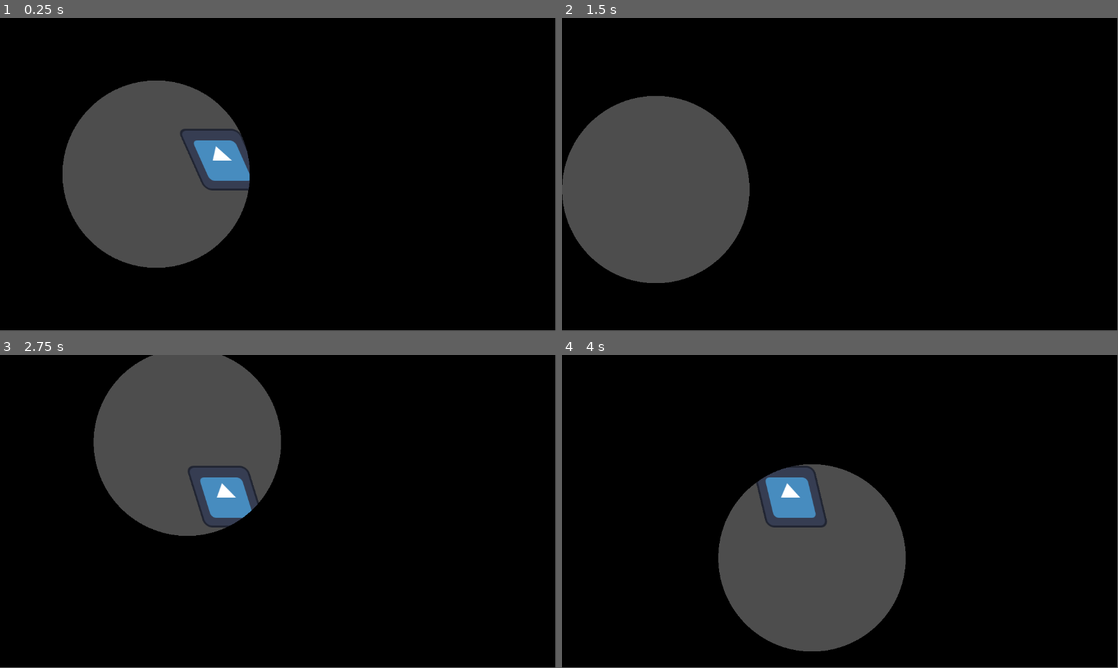
Above: before the commit, frames 1-4 (two rows, left to right).
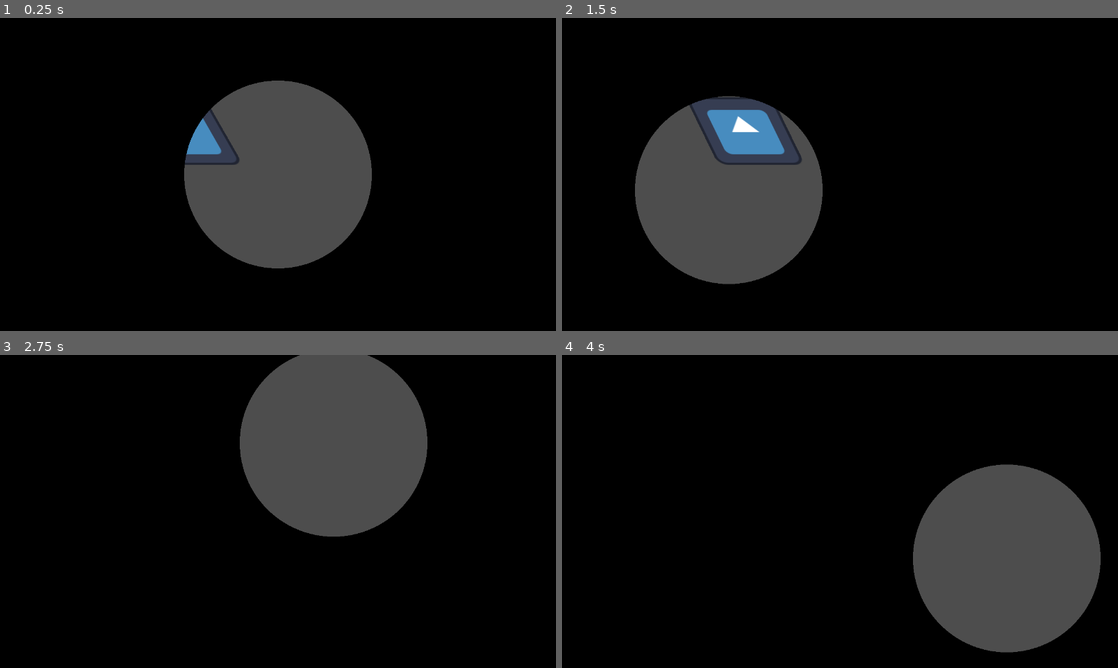
Above: after the commit, the same moments.

Repository: Akhayut/The_Light_Within_The_Dark
Game: Godot game, scene res://scenes/testScenes/test_map.tscn
The game is run twice, just before and just after one commit, with the same random seed, the same clock (stepped at 60 frames per second) and the same inputs. The engine's default icon, where the game draws it, is replaced by a stand-in: a white triangle on a blue panel in a dark square.
Inputs (mouse positions are in pixels of both pictures, inside the frame that each line leads up to):
- Up to frame 1 (0.25 s): no input
- Up to frame 2 (1.5 s): move the mouse to (962, 158) at 0.52 s; move the mouse to (728, 190) at 1.27 s
- Up to frame 3 (2.75 s): move the mouse to (333, 442) at 2.02 s
- Up to frame 4 (4 s): move the mouse to (812, 574) at 2.77 s; move the mouse to (1006, 558) at 3.52 s
In our replay, the window is 799x449 before the commit and 800x450 after it. These sizes can differ from the game's own. Grey fills any space a smaller window leaves; there, only what the larger window draws over its background counts as a difference.

The runs differ from the first frame. In frame 1, 26% of the frame differs, in the area x 11-67%, y 20-80%; in frame 2, 16%; in frame 3, 28%; in frame 4, 32%, in the area x 28-97%, y 34-96%.

Commit message:
fixed light shader

Diff:
--- a/the-light-within-the-dark/project.godot
+++ b/the-light-within-the-dark/project.godot
@@ -14,3 +14,10 @@
 run/main_scene="uid://y5dr0mrt3cpq"
 config/features=PackedStringArray("4.4", "Forward Plus")
 config/icon="res://assets/icon.svg"
+
+[display]
+
+window/size/viewport_width=320
+window/size/viewport_height=180
+window/stretch/mode="canvas_items"
+window/stretch/aspect="ignore"
--- a/the-light-within-the-dark/scenes/testScenes/test_map.tscn
+++ b/the-light-within-the-dark/scenes/testScenes/test_map.tscn
@@ -36,5 +36,6 @@
 
 [node name="Icon" type="Sprite2D" parent="."]
 material = SubResource("ShaderMaterial_tlda0")
-position = Vector2(489, 294)
+position = Vector2(115, 65)
+scale = Vector2(0.390625, 0.304688)
 texture = ExtResource("1_w56fm")
--- a/the-light-within-the-dark/scripts/scripts/lightScript.gd
+++ b/the-light-within-the-dark/scripts/scripts/lightScript.gd
@@ -1,7 +1,12 @@
 extends ColorRect
 
 func _process(_delta: float) -> void:
-	var screenSize = Vector2(get_viewport().size)
-	var mouse_uv = get_viewport().get_mouse_position() / screenSize
+	var vp = get_viewport()
+	var screen_size: Vector2 = Vector2(vp.get_visible_rect().size)
+
+	var mouse_screen: Vector2 = Vector2(vp.get_mouse_position())
+	var mouse_uv: Vector2 = mouse_screen / screen_size
+
 	material.set_shader_parameter("mousePos", mouse_uv)
-	material.set_shader_parameter("aspect", size.x / size.y)
+
+	material.set_shader_parameter("aspect", screen_size.x / screen_size.y)
--- a/the-light-within-the-dark/scripts/shaders/lightShader.tres
+++ b/the-light-within-the-dark/scripts/shaders/lightShader.tres
@@ -1,16 +1,20 @@
-[gd_resource type="VisualShader" load_steps=9 format=3 uid="uid://cdcv6y6ha7423"]
+[gd_resource type="VisualShader" load_steps=10 format=3 uid="uid://cdcv6y6ha7423"]
 
-[sub_resource type="VisualShaderNodeVectorDecompose" id="VisualShaderNodeVectorDecompose_puvmk"]
-default_input_values = [0, Vector2(0, 0)]
+[sub_resource type="VisualShaderNodeVectorCompose" id="VisualShaderNodeVectorCompose_puvmk"]
 op_type = 0
 
 [sub_resource type="VisualShaderNodeVectorCompose" id="VisualShaderNodeVectorCompose_3qsrj"]
 op_type = 0
 
+[sub_resource type="VisualShaderNodeFloatOp" id="VisualShaderNodeFloatOp_mgiqm"]
+operator = 2
+
 [sub_resource type="VisualShaderNodeInput" id="VisualShaderNodeInput_puvmk"]
+expanded_output_ports = [0]
 input_name = "screen_uv"
 
 [sub_resource type="VisualShaderNodeVec2Parameter" id="VisualShaderNodeVec2Parameter_3qsrj"]
+expanded_output_ports = [0]
 parameter_name = "mousePos"
 
 [sub_resource type="VisualShaderNodeVectorDistance" id="VisualShaderNodeVectorDistance_puvmk"]
@@ -23,7 +27,7 @@
 [sub_resource type="VisualShaderNodeFloatParameter" id="VisualShaderNodeFloatParameter_mgiqm"]
 parameter_name = "aspect"
 
-[sub_resource type="VisualShaderNodeFloatOp" id="VisualShaderNodeFloatOp_j3ltg"]
+[sub_resource type="VisualShaderNodeFloatOp" id="VisualShaderNodeFloatOp_3qsrj"]
 operator = 2
 
 [resource]
@@ -38,11 +42,8 @@
 void fragment() {
 // Input:2
 	vec2 n_out2p0 = SCREEN_UV;
-
-
-// VectorDecompose:10
-	float n_out10p0 = n_out2p0.x;
-	float n_out10p1 = n_out2p0.y;
+	float n_out2p1 = n_out2p0.r;
+	float n_out2p2 = n_out2p0.g;
 
 
 // FloatParameter:8
@@ -50,19 +51,29 @@
 
 
 // FloatOp:9
-	float n_out9p0 = n_out10p0 * n_out8p0;
+	float n_out9p0 = n_out2p1 * n_out8p0;
 
 
-// VectorCompose:11
-	vec2 n_out11p0 = vec2(n_out9p0, n_out10p1);
+// VectorCompose:10
+	vec2 n_out10p0 = vec2(n_out9p0, n_out2p2);
 
 
 // Vector2Parameter:3
 	vec2 n_out3p0 = mousePos;
+	float n_out3p1 = n_out3p0.r;
+	float n_out3p2 = n_out3p0.g;
+
+
+// FloatOp:12
+	float n_out12p0 = n_out8p0 * n_out3p1;
+
+
+// VectorCompose:11
+	vec2 n_out11p0 = vec2(n_out12p0, n_out3p2);
 
 
 // Distance:4
-	float n_out4p0 = distance(n_out11p0, n_out3p0);
+	float n_out4p0 = distance(n_out10p0, n_out11p0);
 
 
 	vec3 n_out5p0;
@@ -92,24 +103,26 @@
 
 }
 "
-graph_offset = Vector2(-384.563, -74.1391)
+graph_offset = Vector2(-557.938, -132.054)
 mode = 1
 flags/light_only = false
 nodes/fragment/0/position = Vector2(1100, 60)
 nodes/fragment/2/node = SubResource("VisualShaderNodeInput_puvmk")
-nodes/fragment/2/position = Vector2(-2120, -60)
+nodes/fragment/2/position = Vector2(-1060, -400)
 nodes/fragment/3/node = SubResource("VisualShaderNodeVec2Parameter_3qsrj")
-nodes/fragment/3/position = Vector2(-1040, 560)
+nodes/fragment/3/position = Vector2(-1440, 220)
 nodes/fragment/4/node = SubResource("VisualShaderNodeVectorDistance_puvmk")
 nodes/fragment/4/position = Vector2(120, 40)
 nodes/fragment/5/node = SubResource("VisualShaderNodeIf_3qsrj")
 nodes/fragment/5/position = Vector2(560, 100)
 nodes/fragment/8/node = SubResource("VisualShaderNodeFloatParameter_mgiqm")
-nodes/fragment/8/position = Vector2(-1660, 320)
-nodes/fragment/9/node = SubResource("VisualShaderNodeFloatOp_j3ltg")
-nodes/fragment/9/position = Vector2(-820, 220)
-nodes/fragment/10/node = SubResource("VisualShaderNodeVectorDecompose_puvmk")
-nodes/fragment/10/position = Vector2(-1260, -20)
+nodes/fragment/8/position = Vector2(-1360, -120)
+nodes/fragment/9/node = SubResource("VisualShaderNodeFloatOp_3qsrj")
+nodes/fragment/9/position = Vector2(-540, -260)
+nodes/fragment/10/node = SubResource("VisualShaderNodeVectorCompose_puvmk")
+nodes/fragment/10/position = Vector2(-200, -160)
 nodes/fragment/11/node = SubResource("VisualShaderNodeVectorCompose_3qsrj")
-nodes/fragment/11/position = Vector2(-320, -40)
-nodes/fragment/connections = PackedInt32Array(4, 0, 5, 0, 5, 0, 0, 1, 10, 0, 9, 0, 9, 0, 11, 0, 10, 1, 11, 1, 8, 0, 9, 1, 3, 0, 4, 1, 11, 0, 4, 0, 2, 0, 10, 0)
+nodes/fragment/11/position = Vector2(-220, 160)
+nodes/fragment/12/node = SubResource("VisualShaderNodeFloatOp_mgiqm")
+nodes/fragment/12/position = Vector2(-600, 220)
+nodes/fragment/connections = PackedInt32Array(2, 1, 9, 0, 8, 0, 9, 1, 9, 0, 10, 0, 2, 2, 10, 1, 12, 0, 11, 0, 3, 1, 12, 1, 8, 0, 12, 0, 3, 2, 11, 1, 5, 0, 0, 1, 4, 0, 5, 0, 10, 0, 4, 0, 11, 0, 4, 1)
